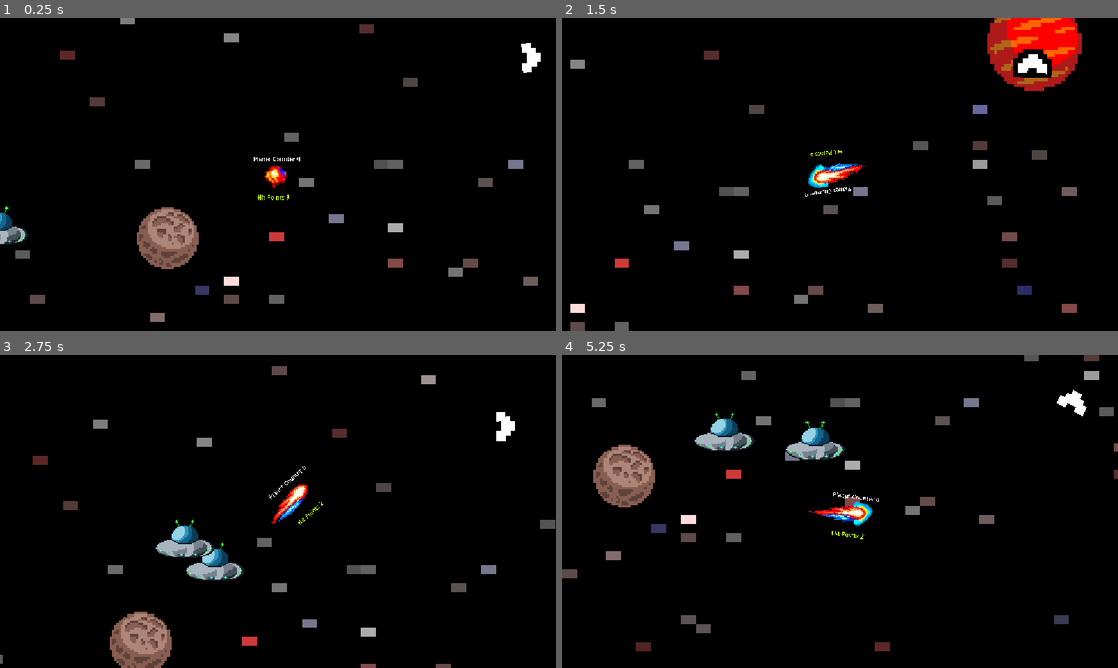
Above: before the commit, frames 1-4 (two rows, left to right).
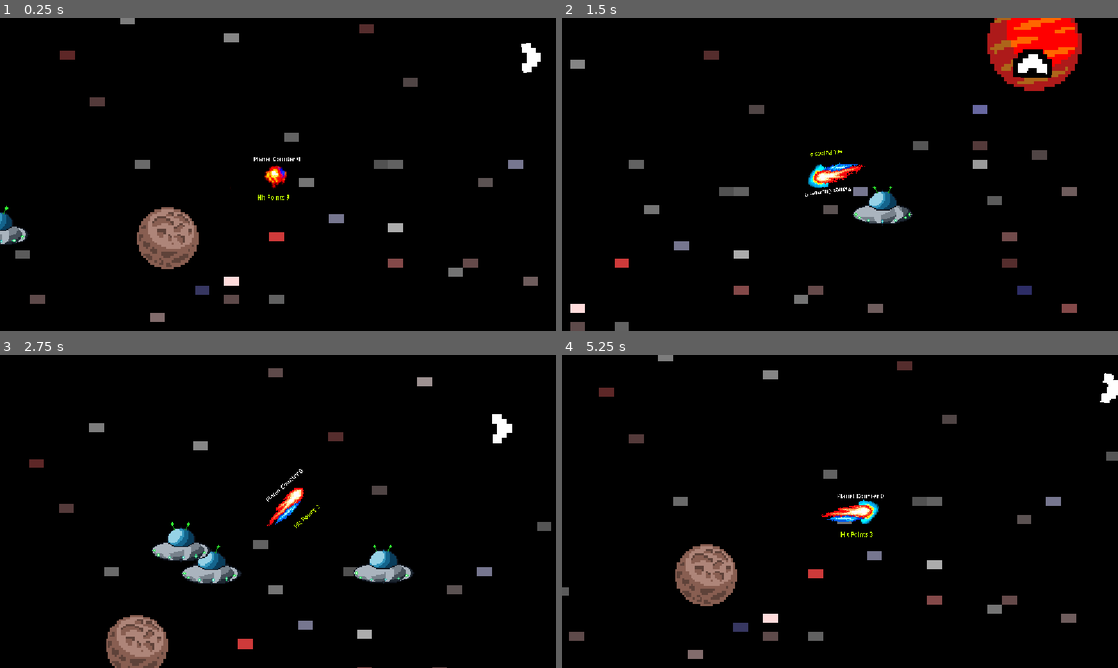
Above: after the commit, the same moments.

Repository: TheBullfrogEngineer/Bounceback2026
Game: Godot game, scene res://TestLevel.tscn
Two runs of this game, one before a commit and one after it. Both use one fixed random seed, a clock stepped at 60 frames per second and the inputs below.
Inputs (mouse positions are in pixels of both pictures, inside the frame that each line leads up to):
- Up to frame 1 (0.25 s): no input
- Up to frame 2 (1.5 s): move the mouse to (962, 158) at 0.52 s; click (962, 158) at 0.6 s; move the mouse to (728, 190) at 1.27 s; click (728, 190) at 1.35 s
- Up to frame 3 (2.75 s): move the mouse to (333, 442) at 2.02 s; hold W (propel) from 2.03 s (still down); click (333, 442) at 2.3 s
- Up to frame 4 (5.25 s): move the mouse to (812, 574) at 2.77 s; release W (propel) at 2.78 s; click (812, 574) at 2.85 s; move the mouse to (1006, 558) at 3.52 s; click (1006, 558) at 3.6 s; move the mouse to (673, 464) at 4.27 s; tap W (propel) at 4.35 s; click (673, 464) at 4.55 s; move the mouse to (867, 511) at 5.02 s; click (867, 511) at 5.1 s

The runs differ from the first frame. In frame 1, less than 0.1% of the frame differs, in the area x 0-5%, y 61-73%; in frame 2, 0.7%; in frame 3, 4.8%; in frame 4, 9.9%, in the area x 0-100%, y 0-98%.

Commit message:
last push for me

Diff:
--- a/bounceback-2026-main-(1)/TestLevel.tscn
+++ b/bounceback-2026-main-(1)/TestLevel.tscn
@@ -43,15 +43,15 @@
 shape = SubResource("RectangleShape2D_ggs6p")
 
 [node name="CollisionShape2D4" type="CollisionShape2D" parent="World Borders" unique_id=1687773162]
-position = Vector2(13512.5, -24834.75)
+position = Vector2(13551, -24501)
 shape = SubResource("RectangleShape2D_ggs6p")
 
 [node name="CollisionShape2D2" type="CollisionShape2D" parent="World Borders" unique_id=325724919]
-position = Vector2(-9549, -10514)
+position = Vector2(-9748, -10545)
 shape = SubResource("RectangleShape2D_rddtw")
 
 [node name="CollisionShape2D3" type="CollisionShape2D" parent="World Borders" unique_id=928378266]
-position = Vector2(37062, -10487)
+position = Vector2(37463, -10497)
 shape = SubResource("RectangleShape2D_rddtw")
 
 [node name="Planet" type="Sprite2D" parent="." unique_id=740316866]
--- /dev/null
+++ b/bounceback-2026-main-(1)/camera_2d.gd
@@ -0,0 +1,14 @@
+extends Camera2D
+
+@export var max_shake: float = 75.0
+@export var shake_fade: float = 10.0
+var _shake_strength: float = 0
+func _ready():
+	add_to_group("camera")
+
+func trigger_shake(strength: float = max_shake) -> void:
+	_shake_strength = max(_shake_strength, strength)
+func _process(delta) -> void:
+	if _shake_strength > 0:
+		_shake_strength = lerp(_shake_strength, 0.0, shake_fade * delta)
+		offset = Vector2(randf_range(-_shake_strength, _shake_strength), randf_range(-_shake_strength, _shake_strength))
--- a/bounceback-2026-main-(1)/comet.gd
+++ b/bounceback-2026-main-(1)/comet.gd
@@ -4,12 +4,13 @@
 @export var speed = 750.0
 @export var dash_speed = 1750
 @export var friction = 500
-@export var bounce_speed_retention = 1.2
+@export var bounce_speed_retention = 1.5
 @export var stun_duration = 0.5
 @export var max_hp: int = 3
 var planet_counter = 0
 var bounce_count = 0
-
+var score = 0
+var best_score = 0
 @export var bounce_lock_duration = 0.2
 var hp: int = max_hp
 var dashing = false
@@ -66,6 +67,7 @@
 			var collider := collision.get_collider()
 			if collider and collider.is_in_group("enemy"):
 				_kill_enemy(collider)
+
 			else:
 				velocity = velocity.bounce(collision.get_normal()) * bounce_speed_retention
 				dash_direction = velocity.normalized()
@@ -97,17 +99,20 @@
 
 		if collider and collider.is_in_group("enemy"):
 			if dashing:
+				$Camera2D.trigger_shake()
 				_kill_enemy(collider)
 			elif not dashing:
 				take_damage(1)
 			continue
 
 		if dashing:
+			$Camera2D.trigger_shake()
 			velocity = velocity.bounce(normal) * bounce_speed_retention
 			dash_direction = velocity.normalized()
 			rotation = dash_direction.angle()
 
 		if collider and collider.is_in_group("enemy"):
+			$Camera2D.trigger_shake()
 			_kill_enemy(collider)
 			continue
 
@@ -118,16 +123,20 @@
 
 func _kill_enemy(enemy: Node) -> void:
 	if enemy.has_method("die"):
+		$Camera2D.trigger_shake()
 		enemy.die()
 	else:
+		$Camera2D.trigger_shake()
 		enemy.queue_free()
 func addplanet(amount: int) -> void:
 	planet_counter += amount
+	$Camera2D.trigger_shake()
 	if planet_counter == 10:
 		print("you win")
 
 func take_damage(amount: int) -> void:
 	hp -= amount
+	$Camera2D.trigger_shake()
 	print("HP: ", hp)
 
 	if hp <= 0:
--- a/bounceback-2026-main-(1)/comet.tscn
+++ b/bounceback-2026-main-(1)/comet.tscn
@@ -5,9 +5,10 @@
 [ext_resource type="Texture2D" uid="uid://c2wyetr0iaqm1" path="res://Animations/sprite-animation-64x64-8f-sheet.png" id="2_imve7"]
 [ext_resource type="PackedScene" uid="uid://cuvs10hp7qs3d" path="res://enemy.tscn" id="2_k8xgu"]
 [ext_resource type="Texture2D" uid="uid://csfca8b4xw50t" path="res://Animations/DASH.png" id="5_k3nfo"]
+[ext_resource type="Script" uid="uid://b58q2ufa1fq01" path="res://camera_2d.gd" id="6_y71x0"]
 
 [sub_resource type="CircleShape2D" id="CircleShape2D_4ayxd"]
-radius = 85.37564
+radius = 117.426575
 
 [sub_resource type="AtlasTexture" id="AtlasTexture_0b5vm"]
 atlas = ExtResource("2_3s670")
@@ -169,6 +170,7 @@
 zoom = Vector2(0.2, 0.2)
 position_smoothing_enabled = true
 position_smoothing_speed = 10.0
+script = ExtResource("6_y71x0")
 
 [node name="Control" type="Control" parent="Camera2D" unique_id=607703610]
 layout_mode = 3
--- a/bounceback-2026-main-(1)/enemy.gd
+++ b/bounceback-2026-main-(1)/enemy.gd
@@ -2,6 +2,7 @@
 
 
 var player
+var camera
 var speed: float = 1065.0
 var can_damage = true
 @onready var sprite = $AnimatedSprite2D
@@ -10,6 +11,7 @@
 	sprite.play("idle")
 	add_to_group("enemy")
 	player = get_tree().get_first_node_in_group("player")
+	camera = get_tree().get_first_node_in_group("camera")
 
 func _physics_process(delta: float) -> void:
 	var direction = (player.global_position-global_position).normalized()
@@ -28,6 +30,7 @@
 				$Timer.start()
 
 func die():
+	camera.trigger_shake()
 	queue_free()
 
 
--- a/bounceback-2026-main-(1)/enemy.tscn
+++ b/bounceback-2026-main-(1)/enemy.tscn
@@ -7,6 +7,7 @@
 radius = 51.89
 
 [sub_resource type="CircleShape2D" id="CircleShape2D_4ayxd"]
+radius = 6.544826
 
 [sub_resource type="AtlasTexture" id="AtlasTexture_qi2p4"]
 atlas = ExtResource("2_4gyqm")
@@ -231,15 +232,14 @@
 script = ExtResource("1_4gyqm")
 
 [node name="CollisionShape2D" type="CollisionShape2D" parent="." unique_id=1080292810]
-position = Vector2(0.090167895, 1.3525704)
-scale = Vector2(1.0000001, 1.0000001)
+scale = Vector2(0.865, 0.865)
 shape = SubResource("CircleShape2D_4gyqm")
 disabled = true
 
 [node name="Area2D" type="Area2D" parent="." unique_id=728270176]
 
 [node name="CollisionShape2D" type="CollisionShape2D" parent="Area2D" unique_id=1176811100]
-scale = Vector2(8.775, 8.775)
+scale = Vector2(6.835, 6.835)
 shape = SubResource("CircleShape2D_4ayxd")
 
 [node name="Timer" type="Timer" parent="." unique_id=1885699632]
@@ -248,7 +248,7 @@
 scale = Vector2(2, 2)
 sprite_frames = SubResource("SpriteFrames_cylpe")
 animation = &"idle"
-frame_progress = 0.19962247
+frame_progress = 0.7550815
 
 [connection signal="body_entered" from="Area2D" to="." method="_on_area_2d_body_entered"]
 [connection signal="timeout" from="Timer" to="." method="_on_timer_timeout"]
--- /dev/null
+++ b/bounceback-2026-main-(1)/new_autoload_script.gd
@@ -0,0 +1,11 @@
+extends Node
+
+
+# Called when the node enters the scene tree for the first time.
+func _ready():
+	pass # Replace with function body.
+
+
+# Called every frame. 'delta' is the elapsed time since the previous frame.
+func _process(delta):
+	pass
--- /dev/null
+++ b/bounceback-2026-main-(1)/node_2d.gd
@@ -0,0 +1,11 @@
+extends Node2D
+var kill_count = 0
+
+# Called when the node enters the scene tree for the first time.
+func _ready():
+	pass # Replace with function body.
+
+
+# Called every frame. 'delta' is the elapsed time since the previous frame.
+func _process(delta):
+	pass
--- /dev/null
+++ b/bounceback-2026-main-(1)/script.tscn
@@ -0,0 +1,6 @@
+[gd_scene format=3 uid="uid://cou8e4emk741o"]
+
+[ext_resource type="Script" uid="uid://drwndx35hjau6" path="res://node_2d.gd" id="1_3hms6"]
+
+[node name="Node2D" type="Node2D" unique_id=297182960]
+script = ExtResource("1_3hms6")
Binary file added: bounceback-2026-main-(1)/CosmicRebound.apple-touch-icon.png
Not shown, added: bounceback-2026-main-(1)/CosmicRebound.apple-touch-icon.png.import
Binary file added: bounceback-2026-main-(1)/CosmicRebound.icon.png
Not shown, added: bounceback-2026-main-(1)/CosmicRebound.icon.png.import
Binary file added: bounceback-2026-main-(1)/CosmicRebound.png
Not shown, added: bounceback-2026-main-(1)/CosmicRebound.png.import
Not shown, added: bounceback-2026-main-(1)/camera_2d.gd.uid
Not shown, added: bounceback-2026-main-(1)/export_presets.cfg
Not shown, added: bounceback-2026-main-(1)/new_autoload_script.gd.uid
Not shown, added: bounceback-2026-main-(1)/node_2d.gd.uid
Not shown, added: bounceback-2026-main-(1)/CosmicRebound.audio.position.worklet.js
Not shown, added: bounceback-2026-main-(1)/CosmicRebound.audio.worklet.js
(and 3 more such lines)
